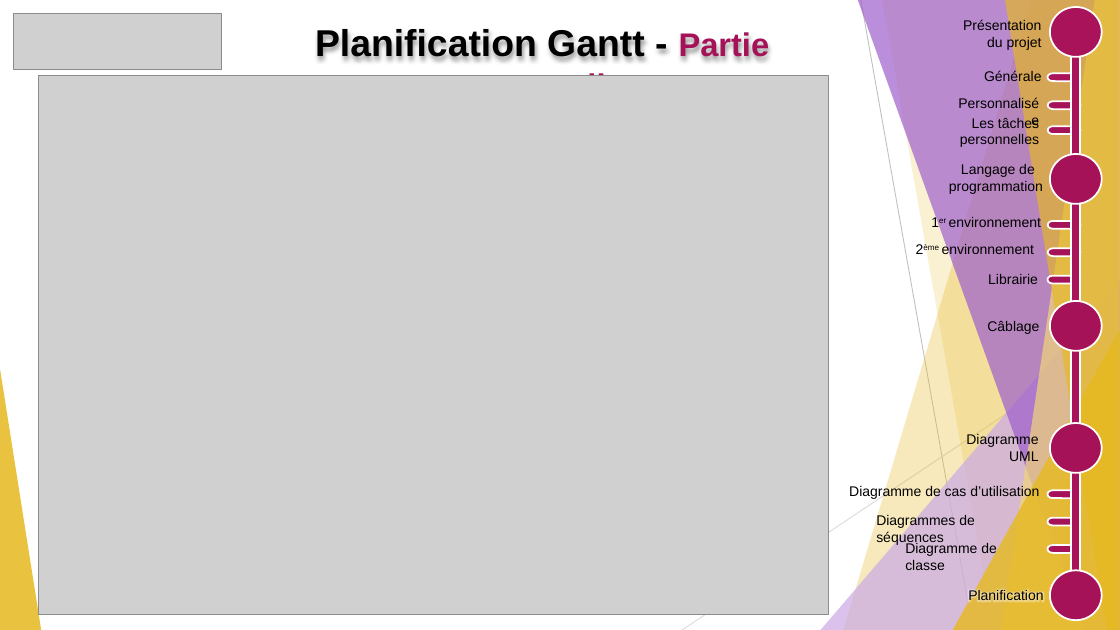
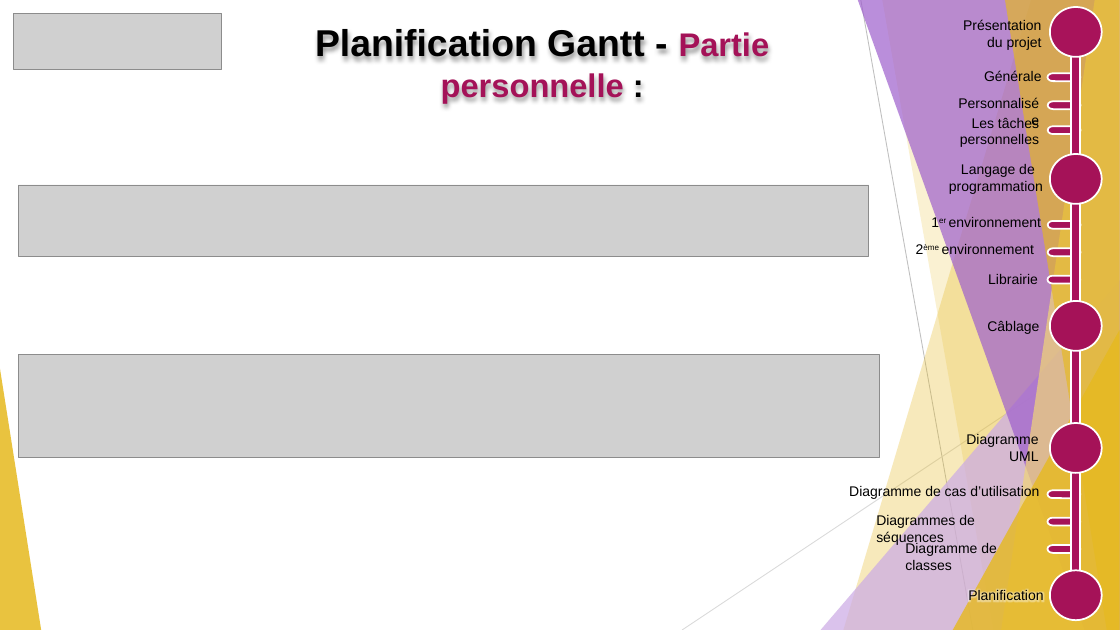
Before and after one commit to GuiguiMvn/Systeme-Escape-Game-Telethon, a slide deck: slide 16 of Guillaume/Documents/Diapo Revues/Revue 2 de projet étudiant 1 Escape Game Téléthon.pptx. Drawn at 1120x630 pixels with LibreOffice and Linux fonts; fonts in the diff are those of the drawing; grey boxes stand for pictures. Boxes give left, top, right and bottom in pixels: in the first picture for what was removed or moved away, otherwise in the second. Text is boxed around its words. In the diff, an @@ line names an element or a change of style, - is before the commit and + after.

```diff
--- a/Guillaume/Documents/Diapo Revues/Revue 2 de projet étudiant 1 Escape Game Téléthon.pptx
+++ b/Guillaume/Documents/Diapo Revues/Revue 2 de projet étudiant 1 Escape Game Téléthon.pptx
@@ picture resized from (x1=39, y1=76, x2=828, y2=615) to (x1=18, y1=185, x2=870, y2=256) @@
@@ picture added at (x1=18, y1=355, x2=880, y2=457) @@
@@ text at (x1=905, y1=543, x2=997, y2=570): text changed @@
-Diagramme de classe
+Diagramme de classes
```
Also in this commit, not shown: 13 other slides changed, 2 slides added.
